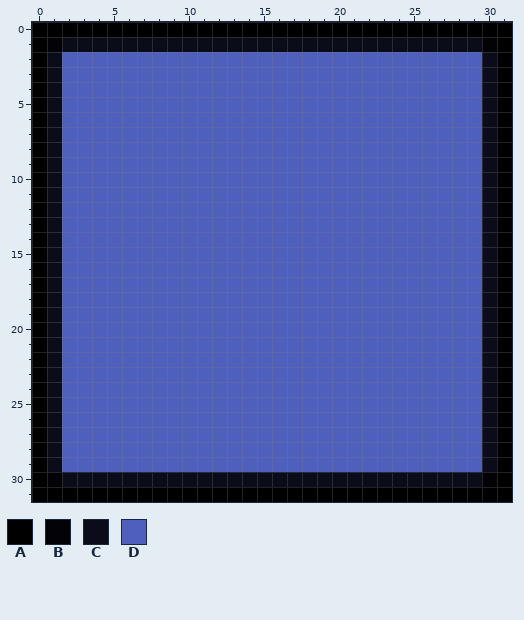
Pixel-art sprite: art/abilityicons/4.png. Above: the version before the commit.
The file is 32x32 pixels. Colours within 5 levels of each other are drawn and written as one.
Palette (. is transparent): A #000000  B #030307  C #0a0c19  D #4f5fbc
Pixels before, first column x 0:
 0 AAAAAAAAAAAAAAAAAAAAAAAAAAAAAAAA
 1 ABCCCCCCCCCCCCCCCCCCCCCCCCCCCCBA
 2 ACDDDDDDDDDDDDDDDDDDDDDDDDDDDDCA
 3 ACDDDDDDDDDDDDDDDDDDDDDDDDDDDDCA
 4 ACDDDDDDDDDDDDDDDDDDDDDDDDDDDDCA
 5 ACDDDDDDDDDDDDDDDDDDDDDDDDDDDDCA
 6 ACDDDDDDDDDDDDDDDDDDDDDDDDDDDDCA
 7 ACDDDDDDDDDDDDDDDDDDDDDDDDDDDDCA
 8 ACDDDDDDDDDDDDDDDDDDDDDDDDDDDDCA
 9 ACDDDDDDDDDDDDDDDDDDDDDDDDDDDDCA
10 ACDDDDDDDDDDDDDDDDDDDDDDDDDDDDCA
11 ACDDDDDDDDDDDDDDDDDDDDDDDDDDDDCA
12 ACDDDDDDDDDDDDDDDDDDDDDDDDDDDDCA
13 ACDDDDDDDDDDDDDDDDDDDDDDDDDDDDCA
14 ACDDDDDDDDDDDDDDDDDDDDDDDDDDDDCA
15 ACDDDDDDDDDDDDDDDDDDDDDDDDDDDDCA
16 ACDDDDDDDDDDDDDDDDDDDDDDDDDDDDCA
17 ACDDDDDDDDDDDDDDDDDDDDDDDDDDDDCA
18 ACDDDDDDDDDDDDDDDDDDDDDDDDDDDDCA
19 ACDDDDDDDDDDDDDDDDDDDDDDDDDDDDCA
20 ACDDDDDDDDDDDDDDDDDDDDDDDDDDDDCA
21 ACDDDDDDDDDDDDDDDDDDDDDDDDDDDDCA
22 ACDDDDDDDDDDDDDDDDDDDDDDDDDDDDCA
23 ACDDDDDDDDDDDDDDDDDDDDDDDDDDDDCA
24 ACDDDDDDDDDDDDDDDDDDDDDDDDDDDDCA
25 ACDDDDDDDDDDDDDDDDDDDDDDDDDDDDCA
26 ACDDDDDDDDDDDDDDDDDDDDDDDDDDDDCA
27 ACDDDDDDDDDDDDDDDDDDDDDDDDDDDDCA
28 ACDDDDDDDDDDDDDDDDDDDDDDDDDDDDCA
29 ACDDDDDDDDDDDDDDDDDDDDDDDDDDDDCA
30 ABCCCCCCCCCCCCCCCCCCCCCCCCCCCCBA
31 AAAAAAAAAAAAAAAAAAAAAAAAAAAAAAAA
New version:
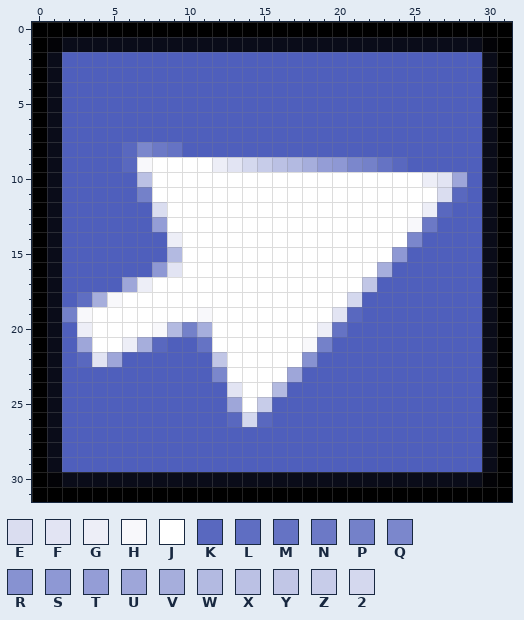
Colours new in this view: E #daddf0  F #e2e4f3  G #edeef7  H #f8f8fb  J #ffffff  K #5968bf  L #5f6ec2  M #6573c4  N #6c79c6  P #7481c9  Q #7b87cc  R #8792d1  S #8e98d4  T #949dd6  U #9ea6d9  V #a6aedc  W #b3bae1  X #bbc1e4  Y #c1c6e6  Z #c7cce9  2 #d4d8ee
The exact change:
Colour D becomes colour 2 in row 9 at x 14; in row 18 at x 21; in row 26 at x 14.
Colour D becomes colour E in row 11 at x 27; in row 12 at x 8.
Colour D becomes colour F in row 9 at x 13; in row 10 at x 27; in row 16 at x 9; in row 19 at x 20; in row 22 at x 4; in row 24 at x 13.
Colour D becomes colour G in row 9 at x 12; in row 10 at x 26; in row 12 at x 26; in row 14 at x 9; in row 17 at x 7; in row 20 at x 3 and 19.
Colour D becomes colour G in row 21 at x 6.
Colour D becomes colour H in row 9 at x 7; in row 13 at x 25; in row 18 at x 5; in row 19 at x 3 and 11; in row 20 at x 8; in row 21 at x 18.
Colour D becomes colour J in row 9 at x 8 to 11; in row 10 at x 8 to 25; in row 11 at x 8 to 26; in row 12 at x 9 to 25; in row 13 at x 9 to 24; in row 14 at x 10 to 24.
Colour D becomes colour J in row 15 at x 10 to 23; in row 16 at x 10 to 22; in row 17 at x 8 to 21; in row 18 at x 6 to 20; in row 19 at x 4 to 10 and 12 to 19; in row 20 at x 4 to 7 and 12 to 18.
Colour D becomes colour J in row 21 at x 4 to 5 and 12 to 17; in row 22 at x 13 to 17; in row 23 at x 13 to 16; in row 24 at x 14 to 15; in row 25 at x 14.
Colour D becomes colour K in row 8 at x 6; in row 9 at x 6 and 24; in row 11 at x 28; in row 12 at x 27; in row 19 at x 21; in row 21 at x 8.
Colour D becomes colour K in row 22 at x 3; in row 26 at x 13 and 15.
Colour D becomes colour L in row 18 at x 3.
Colour D becomes colour M in row 8 at x 9; in row 9 at x 23; in row 20 at x 20; in row 21 at x 11.
Colour D becomes colour N in row 8 at x 8; in row 13 at x 26.
Colour D becomes colour P in row 9 at x 22; in row 11 at x 7; in row 19 at x 2; in row 20 at x 10; in row 21 at x 19.
Colour D becomes colour Q in row 8 at x 7; in row 9 at x 21; in row 14 at x 25; in row 23 at x 12.
Colour D becomes colour R in row 22 at x 18.
Colour D becomes colour S in row 9 at x 20; in row 15 at x 24; in row 16 at x 8.
Colour D becomes colour T in row 9 at x 19; in row 13 at x 8.
Colour D becomes colour U in row 10 at x 28; in row 17 at x 6; in row 21 at x 3; in row 22 at x 5; in row 23 at x 17; in row 25 at x 13.
Colour D becomes colour V in row 9 at x 18; in row 16 at x 23; in row 18 at x 4; in row 20 at x 11; in row 21 at x 7.
Colour D becomes colour W in row 9 at x 17; in row 15 at x 9; in row 20 at x 9; in row 24 at x 16.
Colour D becomes colour X in row 9 at x 16; in row 10 at x 7.
Colour D becomes colour Y in row 17 at x 22; in row 22 at x 12.
Colour D becomes colour Z in row 9 at x 15; in row 25 at x 15.
Boxes around the changes in both pictures, in picture pixels (x1, y1, x2, y2):
changed: (62, 142, 467, 427)
